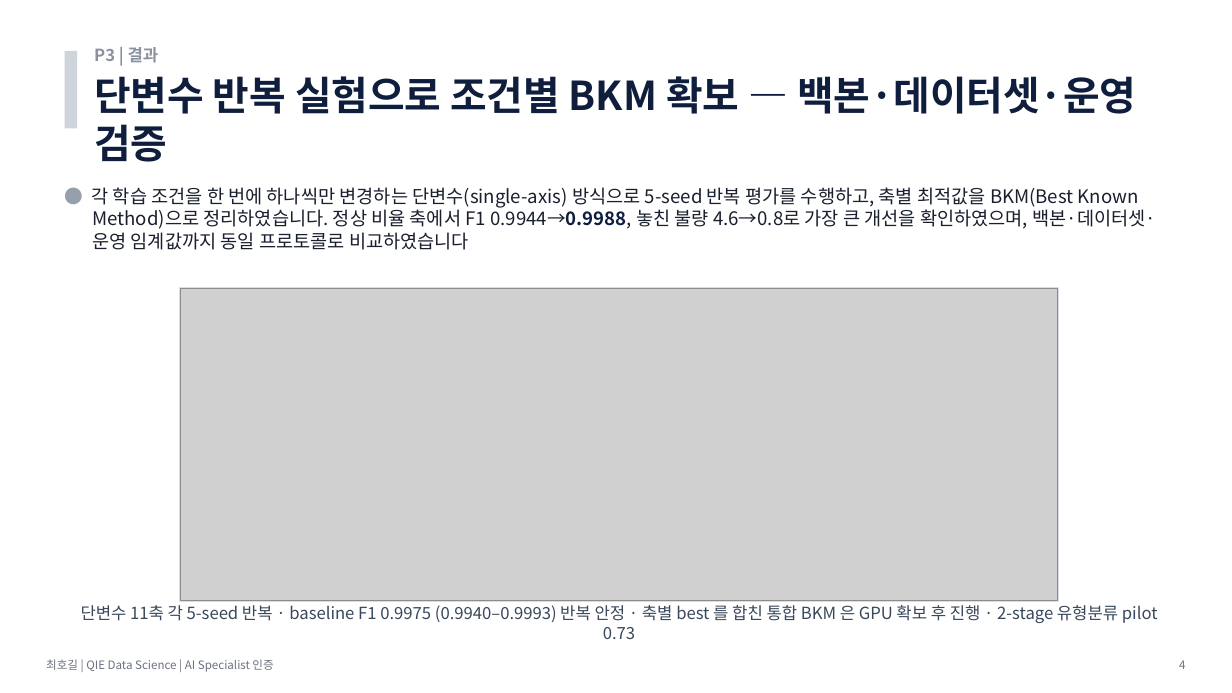
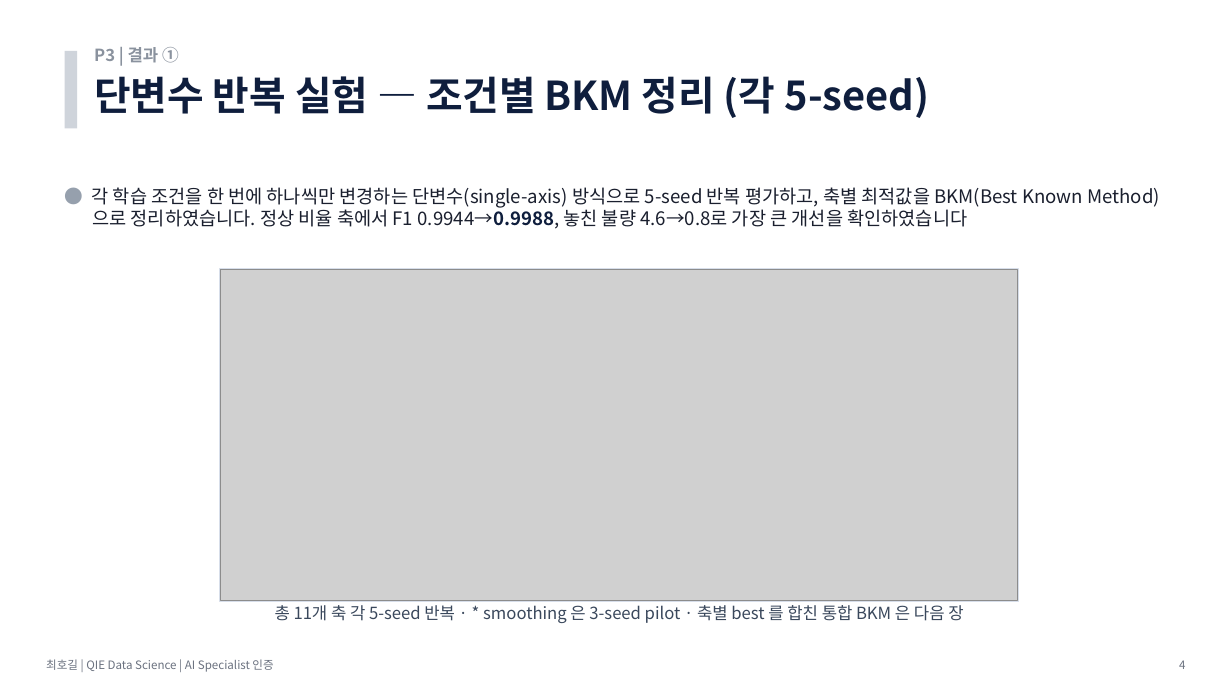
Before and after one commit to hogil/fbm_paper, a slide deck: slide 4 of recommendation/presentation/발표_P3_데이터생성_최호길.pptx. Drawn at 1232x693 pixels with LibreOffice and Linux fonts; fonts in the diff are those of the drawing; grey boxes stand for pictures. Boxes give left, top, right and bottom in pixels: in the first picture for what was removed or moved away, otherwise in the second. Text is boxed around its words. In the diff, an @@ line names an element or a change of style, - is before the commit and + after.

```diff
--- a/recommendation/presentation/발표_P3_데이터생성_최호길.pptx
+++ b/recommendation/presentation/발표_P3_데이터생성_최호길.pptx
@@ text at (94,47,179,63): text changed @@
-P3 | 결과
+P3 | 결과 ①
@@ text at (94,76,930,118): text changed @@
-단변수 반복 실험으로 조건별 BKM 확보 — 백본·데이터셋·운영 검증
+단변수 반복 실험 — 조건별 BKM 정리 (각 5-seed)
@@ text at (92,187,1160,229): text changed @@
-● 각 학습 조건을 한 번에 하나씩만 변경하는 단변수(single-axis) 방식으로 5-seed 반복 평가를 수행하고, 축별 최적값을 BKM(Best Known Method)으로 정리하였습니다. 정상 비율 축에서 F1 0.9944→0.9988, 놓친 불량 4.6→0.8로 가장 큰 개선을 확인하였으며, 백본·데이터셋·운영 임계값까지 동일 프로토콜로 비교하였습니다
+● 각 학습 조건을 한 번에 하나씩만 변경하는 단변수(single-axis) 방식으로 5-seed 반복 평가하고, 축별 최적값을 BKM(Best Known Method)으로 정리하였습니다. 정상 비율 축에서 F1 0.9944→0.9988, 놓친 불량 4.6→0.8로 가장 큰 개선을 확인하였습니다
@@ rectangle: place and size @@
-rectangle at (180,287,1059,602)
+rectangle at (220,269,1019,602)
@@ picture: place and size @@
-picture at (181,288,1058,601)
+picture at (221,270,1018,601)
@@ text at (275,605,963,623): text changed @@
-단변수 11축 각 5-seed 반복 · baseline F1 0.9975 (0.9940–0.9993) 반복 안정 · 축별 best 를 합친 통합 BKM 은 GPU 확보 후 진행 · 2-stage 유형분류 pilot 0.73
+총 11개 축 각 5-seed 반복 · * smoothing 은 3-seed pilot · 축별 best 를 합친 통합 BKM 은 다음 장
```
Also in this commit, not shown: 1 slide added, 5 other files.
